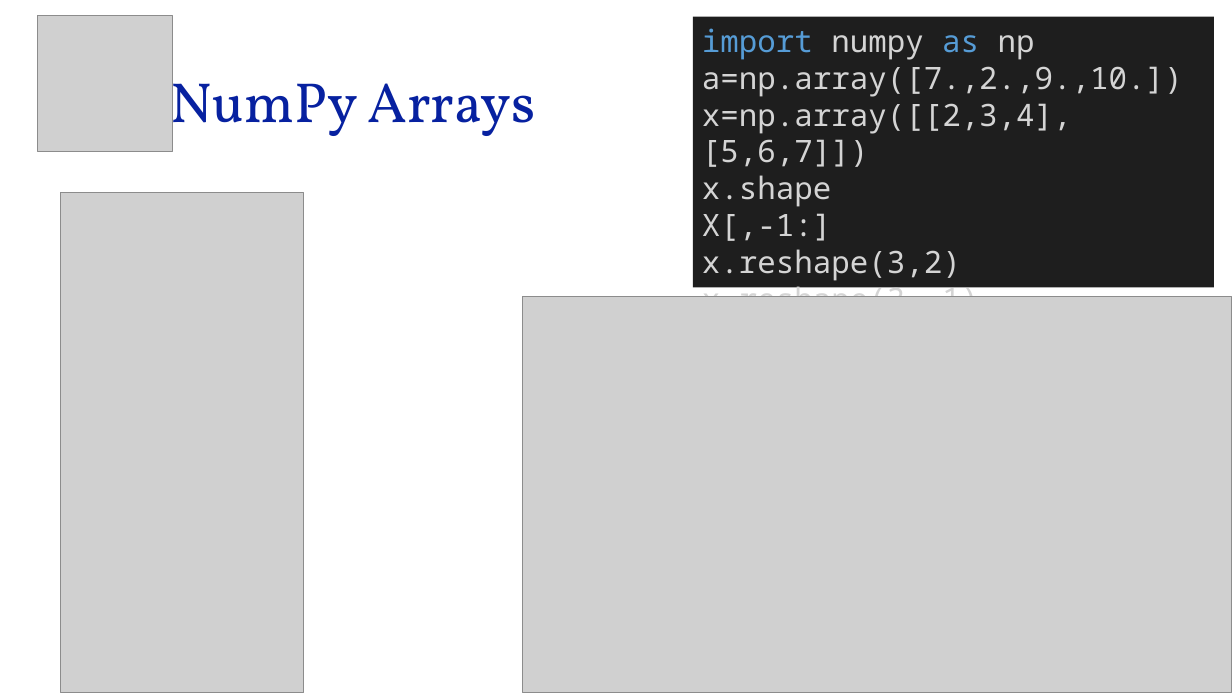
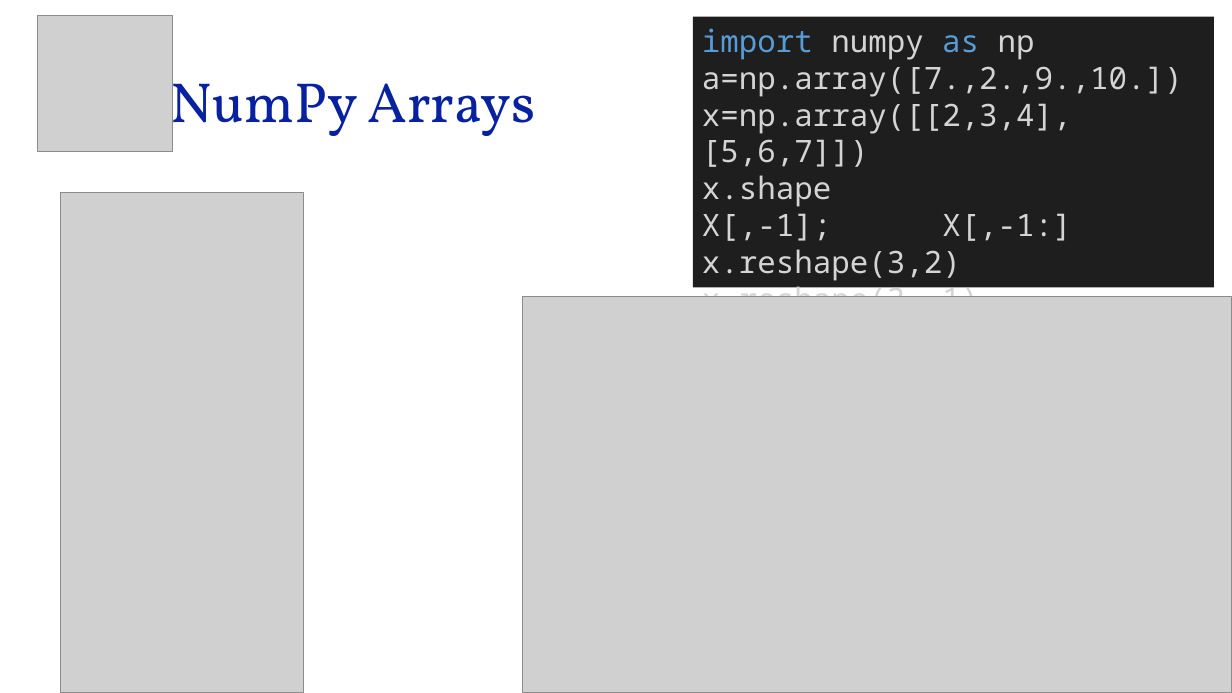
Before and after one commit to mathphysmx/teaching-ml, a slide deck: slide 15 of slides/01_softwareTutorial.pptx (slide 11 before the commit). Drawn at 1232x693 pixels with LibreOffice and Linux fonts; fonts in the diff are those of the drawing; grey boxes stand for pictures. Boxes give left, top, right and bottom in pixels: in the first picture for what was removed or moved away, otherwise in the second. Text is boxed around its words. In the diff, an @@ line names an element or a change of style, - is before the commit and + after.

```diff
--- a/slides/01_softwareTutorial.pptx
+++ b/slides/01_softwareTutorial.pptx
@@ text in rectangle at [702, 213, 1071, 241]: text changed @@
-X[,-1:]
+X[,-1]; X[,-1:]
```
Also in this commit, not shown: 3 other slides changed, 4 slides added, 2 other files.
